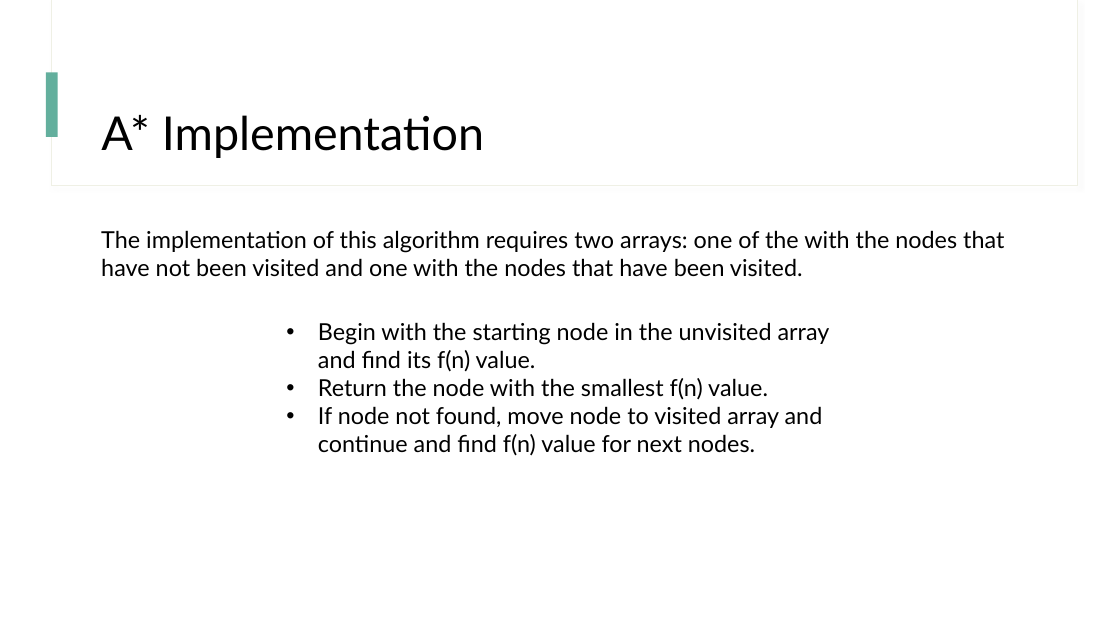
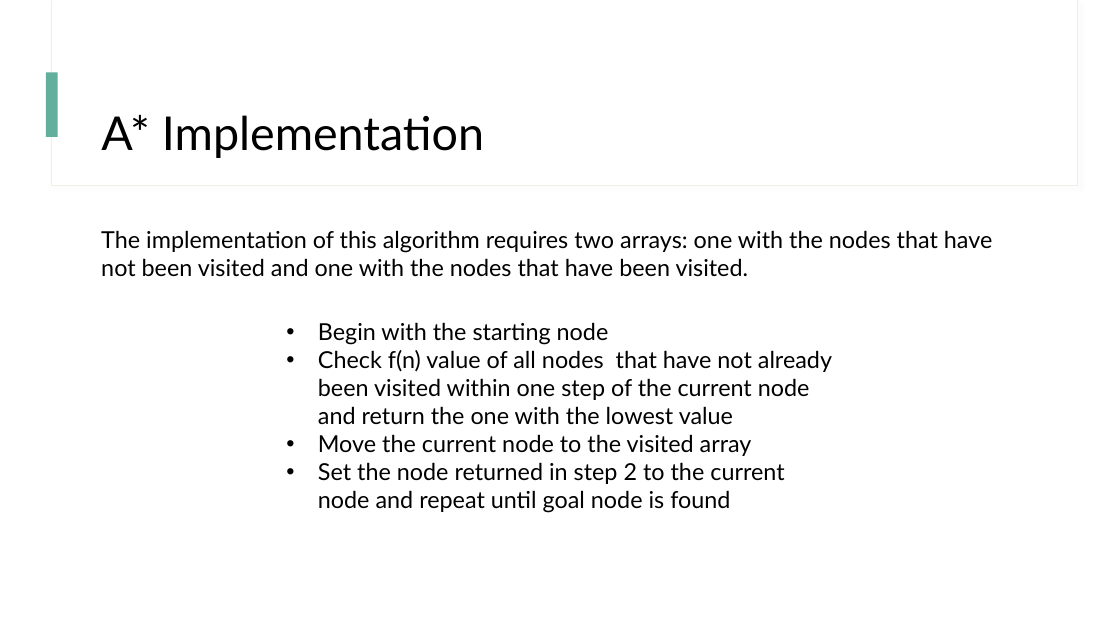
Before and after one commit to lauxpaux/Maze-Robotic-Path, a slide deck: slide 16 of AIAssignment2.pptx (slide 10 before the commit). Drawn at 1120x630 pixels with LibreOffice and Linux fonts; fonts in the diff are those of the drawing. Boxes give left, top, right and bottom in pixels: in the first picture for what was removed or moved away, otherwise in the second. Text is boxed around its words. In the diff, an @@ line names an element or a change of style, - is before the commit and + after.

```diff
--- a/AIAssignment2.pptx
+++ b/AIAssignment2.pptx
@@ text at (101,230,993,277): text changed @@
-The implementation of this algorithm requires two arrays: one of the with the nodes that have not been visited and one with the nodes that have been visited.
+The implementation of this algorithm requires two arrays: one with the nodes that have not been visited and one with the nodes that have been visited.
@@ text at (318,322,832,513): text changed @@
-• Begin with the starting node in the unvisited array and find its f(n) value.
-• Return the node with the smallest f(n) value.
-• If node not found, move node to visited array and continue and find f(n) value for next nodes.
+• Begin with the starting node
+• Check f(n) value of all nodes that have not already been visited within one step of the current node and return the one with the lowest value
+• Move the current node to the visited array
+• Set the node returned in step 2 to the current node and repeat until goal node is found
```
Also in this commit, not shown: 1 other slide changed, 11 slides added, 4 slides removed.
